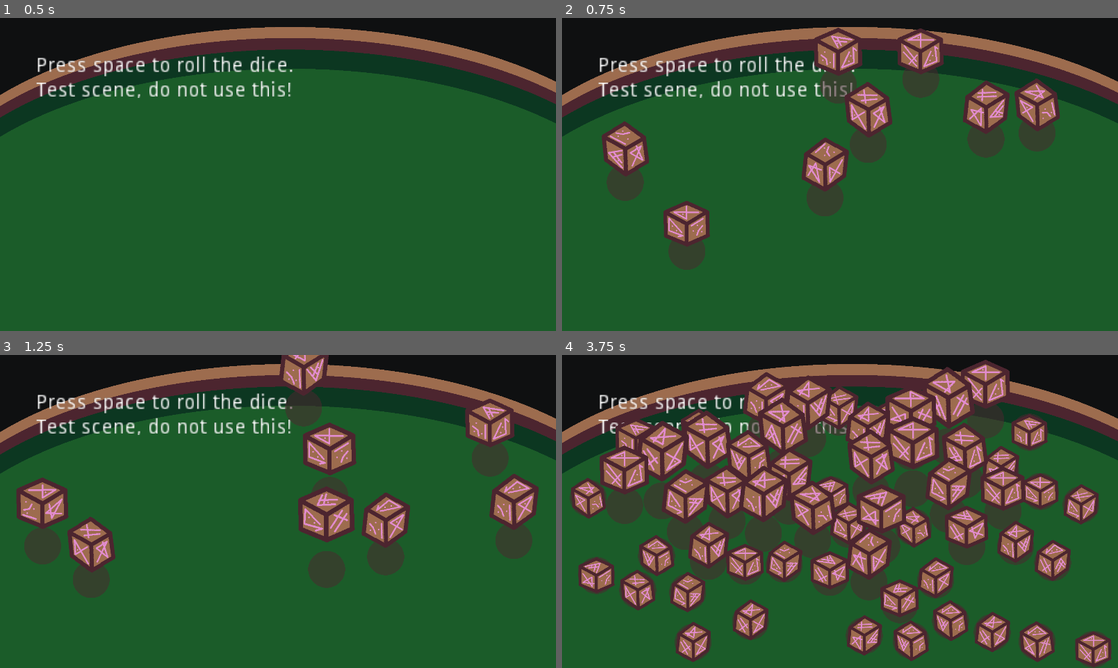
Above: before the commit, frames 1-4 (two rows, left to right).
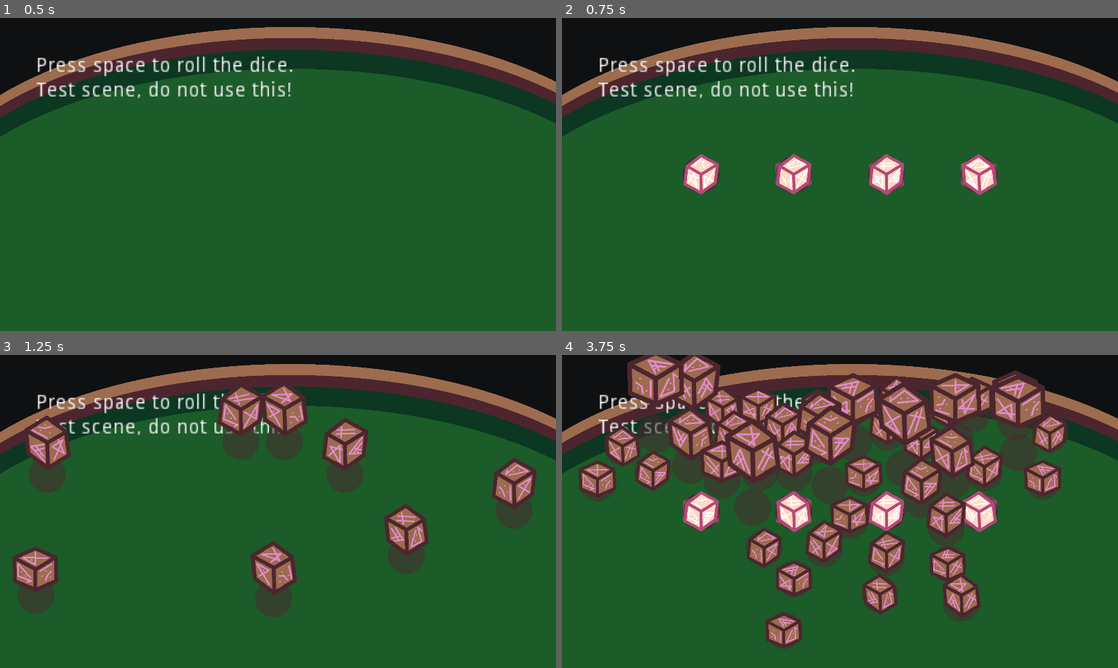
Above: after the commit, the same moments.

Repository: krobbi/gmtk-2022
Game: Godot game, scene res://scenes/test_table/test_table.tscn
Two runs of this game, one before a commit and one after it. Both use one fixed random seed, a clock stepped at 60 frames per second and the inputs below.
Inputs:
- Up to frame 1 (0.5 s): no input
- Up to frame 2 (0.75 s): tap Space at 0.5 s; hold Enter (ui_accept) from 0.53 s (still down)
- Up to frame 3 (1.25 s): keep holding Enter (ui_accept)
- Up to frame 4 (3.75 s): tap Space every 0.75 s from 1.25 to 3.5 s; release Enter (ui_accept) at 1.28 s; tap Enter (ui_accept) at 1.35, 1.52, 1.82, 2.85, 3.02, 3.32 s; hold Enter (ui_accept) 2.03-2.78 s; hold Enter (ui_accept) from 3.53 s (still down)

Frame 1 is identical in both runs. In frame 2, 14% of the frame differs, in the area x 7-90%, y 3-81%; in frame 3, 20%; in frame 4, 52%, in the area x 1-99%, y 0-100%.

Commit message:
Dice roll sequence
Add state to dice.
Remove dice after rolling.
Emit signal with array of dice positions after rolling.

Diff:
--- a/entities/die/die.gd
+++ b/entities/die/die.gd
@@ -1,5 +1,7 @@
 class_name Die
 extends KinematicBody2D
+
+enum State {IDLE, SPAWNING, ROLLING}
 
 const PERSPECTIVE_SCALE: float = 0.003
 const GRAVITY: float = 20.0
@@ -16,23 +18,30 @@
 const WALL_POWER_MAX: float = 1.2
 const WALL_POWER_DECAY: float = 0.05
 
+var state: int = State.IDLE
 var height: float = 0.0
 var v_velocity: float = 0.0
 var velocity: Vector2 = Vector2.ZERO
 var wall_power: float = WALL_POWER_MIN
 
 onready var frame_timer: Timer = $FrameTimer
+onready var animation_player: AnimationPlayer = $AnimationPlayer
 onready var sprite: Sprite = $Sprite
 
 func _physics_process(delta: float) -> void:
-	var is_grounded: bool = get_bounce(delta)
-	update_height()
+	match state:
+		State.SPAWNING:
+			if not animation_player.is_playing():
+				roll()
+		State.ROLLING:
+			var is_grounded: bool = get_bounce(delta)
+			update_height()
 
-	if is_grounded and not is_stopped():
-		velocity *= BOUNCE_FRICTION
-		update_frame()
+			if is_grounded and not is_stopped():
+				velocity *= BOUNCE_FRICTION
+				update_frame()
 
-	apply_velocity(delta, is_grounded)
+			apply_velocity(delta, is_grounded)
 
 
 # Bounces the die on the floor and returns whether it is grounded:
@@ -57,7 +66,10 @@
 
 # Gets whether the die is stopped:
 func is_stopped() -> bool:
-	return v_velocity == 0.0 and height == 0.0 and velocity == Vector2.ZERO
+	return (
+			state == State.ROLLING and v_velocity == 0.0 and height == 0.0
+			and velocity == Vector2.ZERO
+	)
 
 
 # Applies the die's velocity:
@@ -96,6 +108,20 @@
 	update_frame()
 
 
+# Spawns the die:
+func spawn() -> void:
+	update_frame()
+	animation_player.play("spawn")
+	state = State.SPAWNING
+
+
+# Unspawns the die:
+func unspawn() -> void:
+	animation_player.play_backwards("spawn")
+	yield(animation_player, "animation_finished")
+	queue_free()
+
+
 # Rolls the die:
 func roll() -> void:
 	randomize()
@@ -104,6 +130,7 @@
 	v_velocity = rand_range(ROLL_LIFT_MIN, ROLL_LIFT_MAX)
 	update_frame()
 	update_height()
+	state = State.ROLLING
 
 
 # Updates the die's visual height:
--- a/entities/die_spawner/die_spawner.gd
+++ b/entities/die_spawner/die_spawner.gd
@@ -1,12 +1,38 @@
 class_name DieSpawer
 extends YSort
 
+signal roll_finished(die_positions)
+
 const DieScene: PackedScene = preload("res://entities/die/die.tscn")
+
+var dice: Array = []
+
+# Dodgy check for finished roll:
+func _physics_process(_delta: float) -> void:
+	if dice.empty():
+		set_physics_process(false)
+
+	for die in dice:
+		if not die.is_stopped():
+			return
+
+	var positions: Array = []
+
+	for die in dice:
+		positions.push_back(die.position)
+		die.unspawn()
+
+	dice.clear()
+	emit_signal("roll_finished", positions)
+
 
 # Spawns dice:
 func spawn_dice() -> void:
 	for i in range(4):
 		var die: Die = DieScene.instance()
+		dice.push_back(die)
 		die.position = Vector2(480.0 + float(i * 320), 540.0)
 		add_child(die)
-		die.roll()
+		die.spawn()
+
+	set_physics_process(true)
